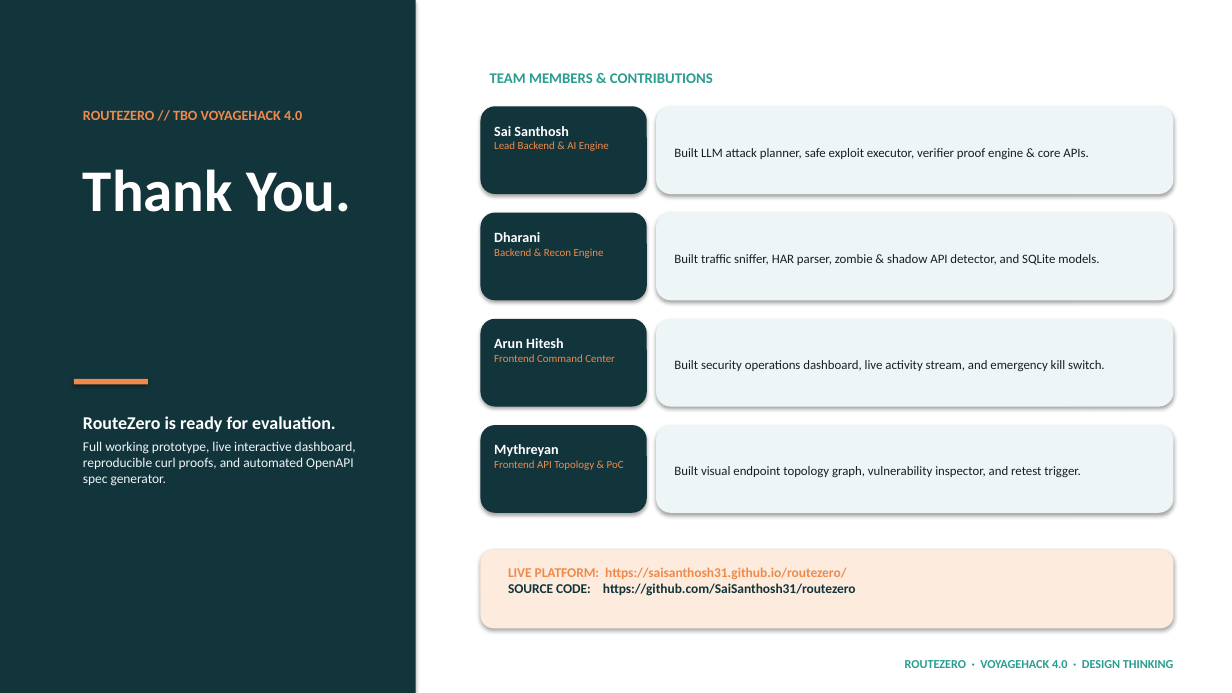
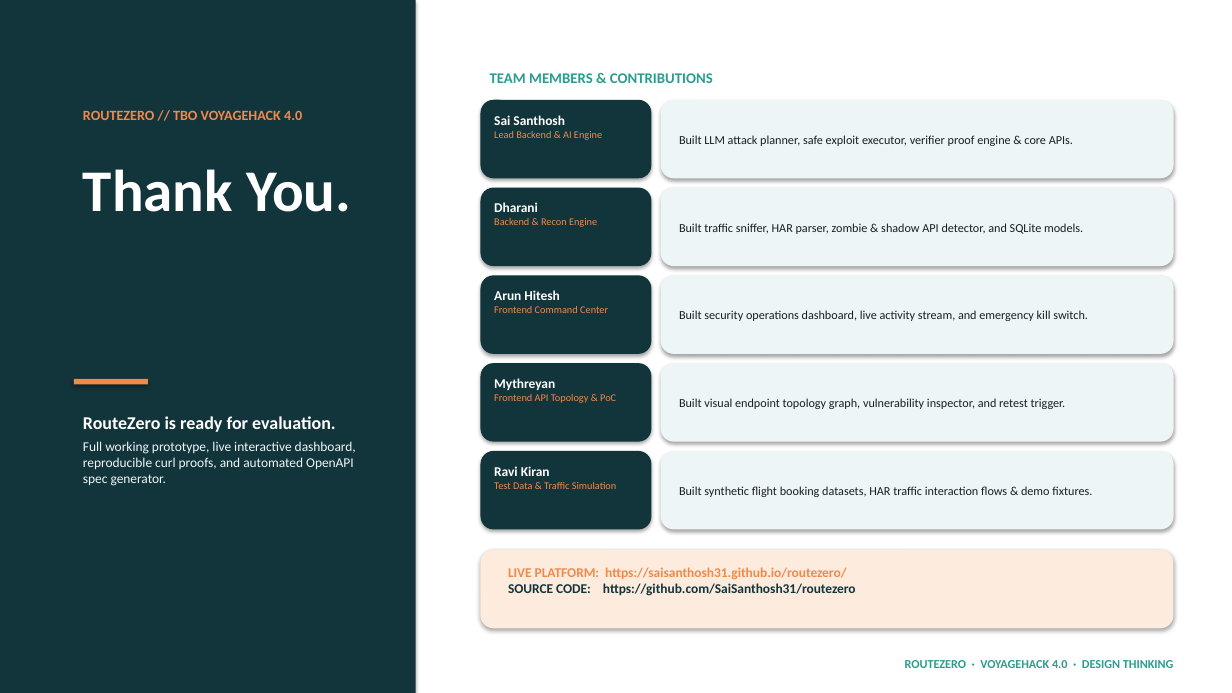
Before and after one commit to SaiSanthosh31/routezero, a slide deck: slide 4 of RouteZero_VoyageHack_Submission.pptx. Drawn at 1232x693 pixels with LibreOffice and Linux fonts; fonts in the diff are those of the drawing. Boxes give left, top, right and bottom in pixels: in the first picture for what was removed or moved away, otherwise in the second. Text is boxed around its words. In the diff, an @@ line names an element or a change of style, - is before the commit and + after.

Commit message:
docs: include Ravi Kiran in team contributions across slides, documentation, and website

```diff
--- a/RouteZero_VoyageHack_Submission.pptx
+++ b/RouteZero_VoyageHack_Submission.pptx
@@ rounded rectangle: place and size @@
-rounded rectangle at (481,106,647,194)
+rounded rectangle at (481,100,652,178)
@@ text "Sai Santhosh": place and size @@
-text "Sai Santhosh" at (494,126,609,151)
+text "Sai Santhosh" at (494,115,602,140)
@@ text "Sai Santhosh" at (494,115,602,140): size 11 to 10.5 pt in "Sai Santhosh"; size 8.5 to 8 pt in "Lead Backend & AI Engine" @@
@@ rounded rectangle: place and size @@
-rounded rectangle at (656,106,1174,194)
+rounded rectangle at (661,100,1174,178)
@@ text "Built LLM attack planner, safe ...": place and size @@
-text "Built LLM attack planner, safe ..." at (674,148,1088,159)
+text "Built LLM attack planner, safe ..." at (679,135,1073,146)
@@ rounded rectangle: place and size @@
-rounded rectangle at (481,213,647,300)
+rounded rectangle at (481,188,652,266)
@@ text "Dharani": place and size @@
-text "Dharani" at (494,232,604,258)
+text "Dharani" at (494,202,597,227)
@@ text "Dharani" at (494,202,597,227): size 11 to 10.5 pt in "Dharani"; size 8.5 to 8 pt in "Backend & Recon Engine" @@
@@ rounded rectangle: place and size @@
-rounded rectangle at (656,213,1174,300)
+rounded rectangle at (661,188,1174,266)
@@ text "Built traffic sniffer, HAR parser, ...": place and size @@
-text "Built traffic sniffer, HAR parser, ..." at (674,254,1099,265)
+text "Built traffic sniffer, HAR parser, ..." at (679,223,1083,234)
@@ rounded rectangle: place and size @@
-rounded rectangle at (481,319,647,407)
+rounded rectangle at (481,275,652,354)
@@ text "Arun Hitesh": place and size @@
-text "Arun Hitesh" at (494,338,615,362)
+text "Arun Hitesh" at (494,290,608,313)
@@ text "Arun Hitesh" at (494,290,608,313): size 11 to 10.5 pt in "Arun Hitesh"; size 8.5 to 8 pt in "Frontend Command Center" @@
@@ rounded rectangle: place and size @@
-rounded rectangle at (656,319,1174,407)
+rounded rectangle at (661,275,1174,354)
@@ text "Built security operations dashboard, live ...": place and size @@
-text "Built security operations dashboard, live ..." at (674,360,1104,371)
+text "Built security operations dashboard, live ..." at (679,310,1088,321)
@@ rounded rectangle: place and size @@
-rounded rectangle at (481,425,647,513)
+rounded rectangle at (481,363,652,442)
@@ text "Mythreyan": place and size @@
-text "Mythreyan" at (494,444,624,470)
+text "Mythreyan" at (494,378,616,403)
@@ text "Mythreyan" at (494,378,616,403): size 11 to 10.5 pt in "Mythreyan"; size 8.5 to 8 pt in "Frontend API Topology & PoC" @@
@@ rounded rectangle: place and size @@
-rounded rectangle at (656,425,1174,513)
+rounded rectangle at (661,363,1174,442)
@@ size 10 to 9.5 pt in 4 elements at (679,135,1073,146), (679,223,1083,234), (679,310,1088,321), (679,398,1066,409) @@
@@ text "Built visual endpoint topology graph, ...": place and size @@
-text "Built visual endpoint topology graph, ..." at (674,466,1080,477)
+text "Built visual endpoint topology graph, ..." at (679,398,1066,409)
@@ rounded rectangle added at (481,451,652,530), fill #12343B @@
@@ text added at (494,466,616,489), 8 pt, text #F08A4B @@
+Ravi Kiran
+Test Data & Traffic Simulation
@@ rounded rectangle added at (661,451,1174,530), fill #EEF5F7 @@
@@ text added at (679,486,1092,497), 9.5 pt, text #191E23 @@
+Built synthetic flight booking datasets, HAR traffic interaction flows & demo fixtures.
```
Also in this commit, not shown: 5 other files.
